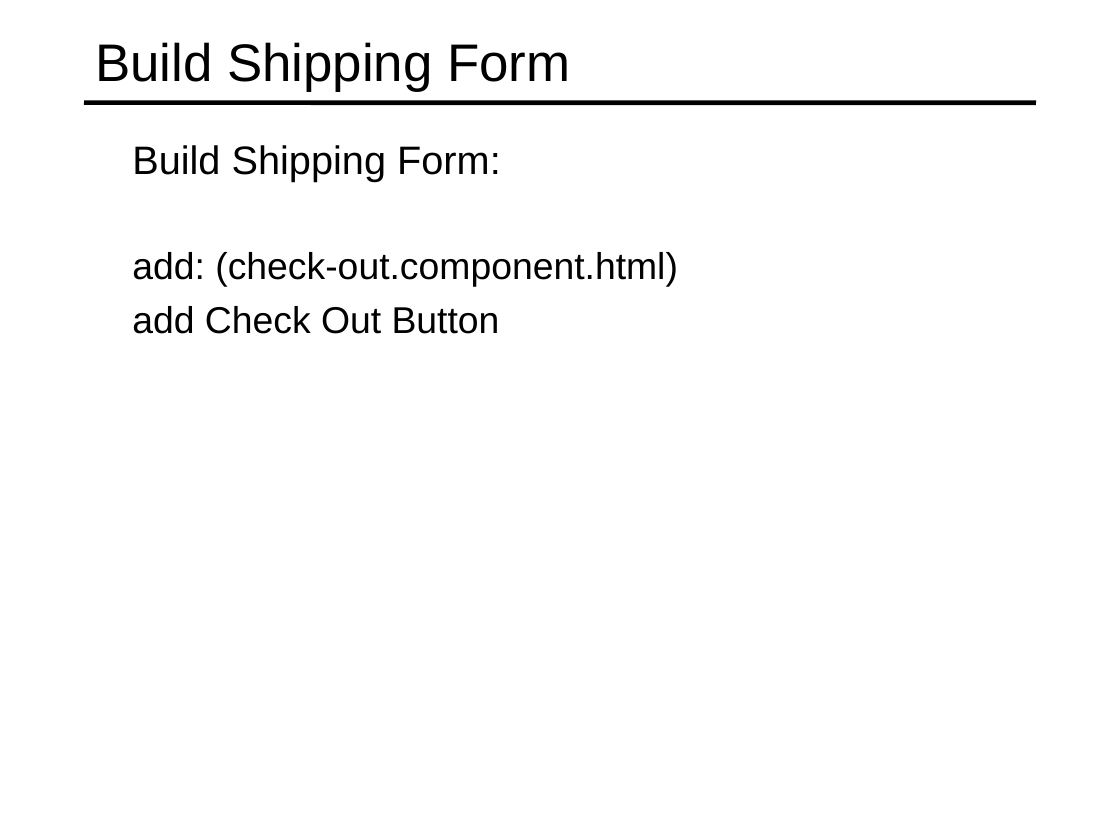
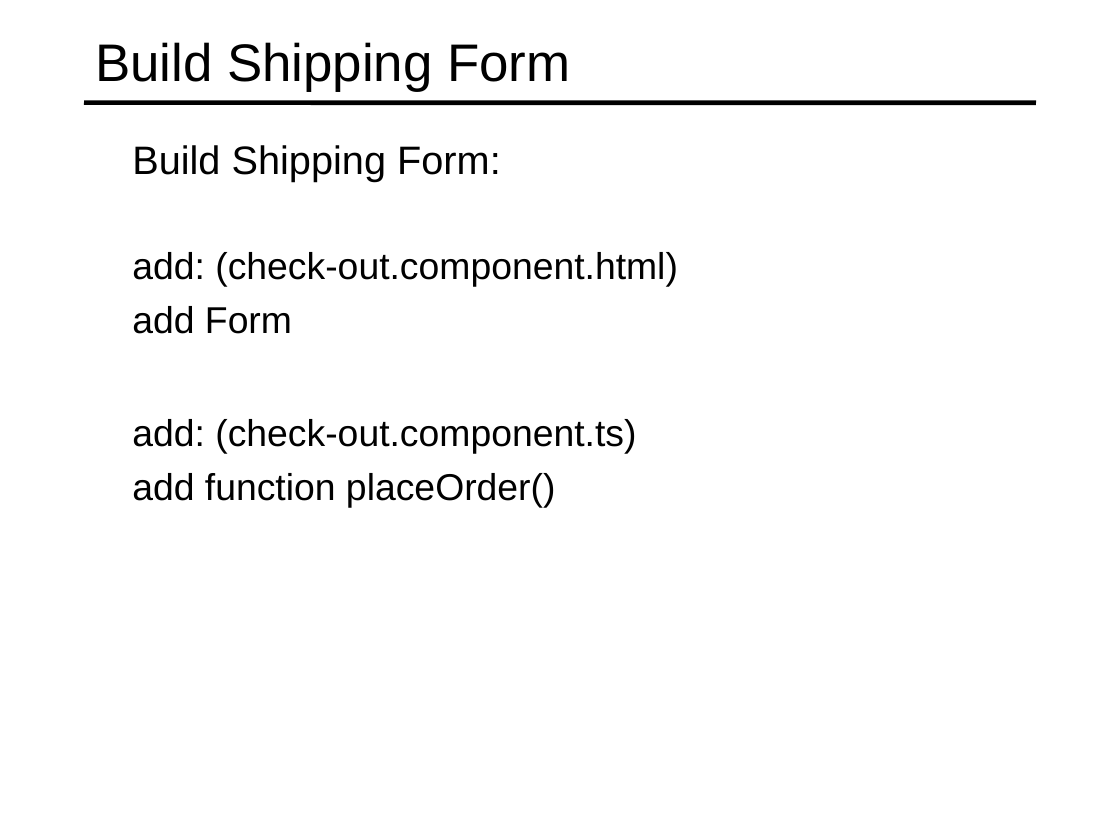
Before and after one commit to specter01wj/Jago_Link_Training, a slide deck: slide 4 of Angular/Angular7/Angular Advanced Course/Project/22.Project_Check Out Module/L6_Project_Check Out Module.ppt. Drawn at 1120x840 pixels with LibreOffice and Linux fonts; fonts in the diff are those of the drawing. Boxes give left, top, right and bottom in pixels: in the first picture for what was removed or moved away, otherwise in the second. Text is boxed around its words. In the diff, an @@ line names an element or a change of style, - is before the commit and + after.

Commit message:
11/04/2019 v1

```diff
--- a/Angular/Angular7/Angular Advanced Course/Project/22.Project_Check Out Module/L6_Project_Check Out Module.ppt
+++ b/Angular/Angular7/Angular Advanced Course/Project/22.Project_Check Out Module/L6_Project_Check Out Module.ppt
@@ text at (132, 306, 292, 334): text changed @@
-  add Check Out Button
+  add Form
@@ text added at (132, 419, 636, 508), 24 pt, text #000000 @@
+  add: (check-out.component.ts)
+  add function placeOrder()
```
